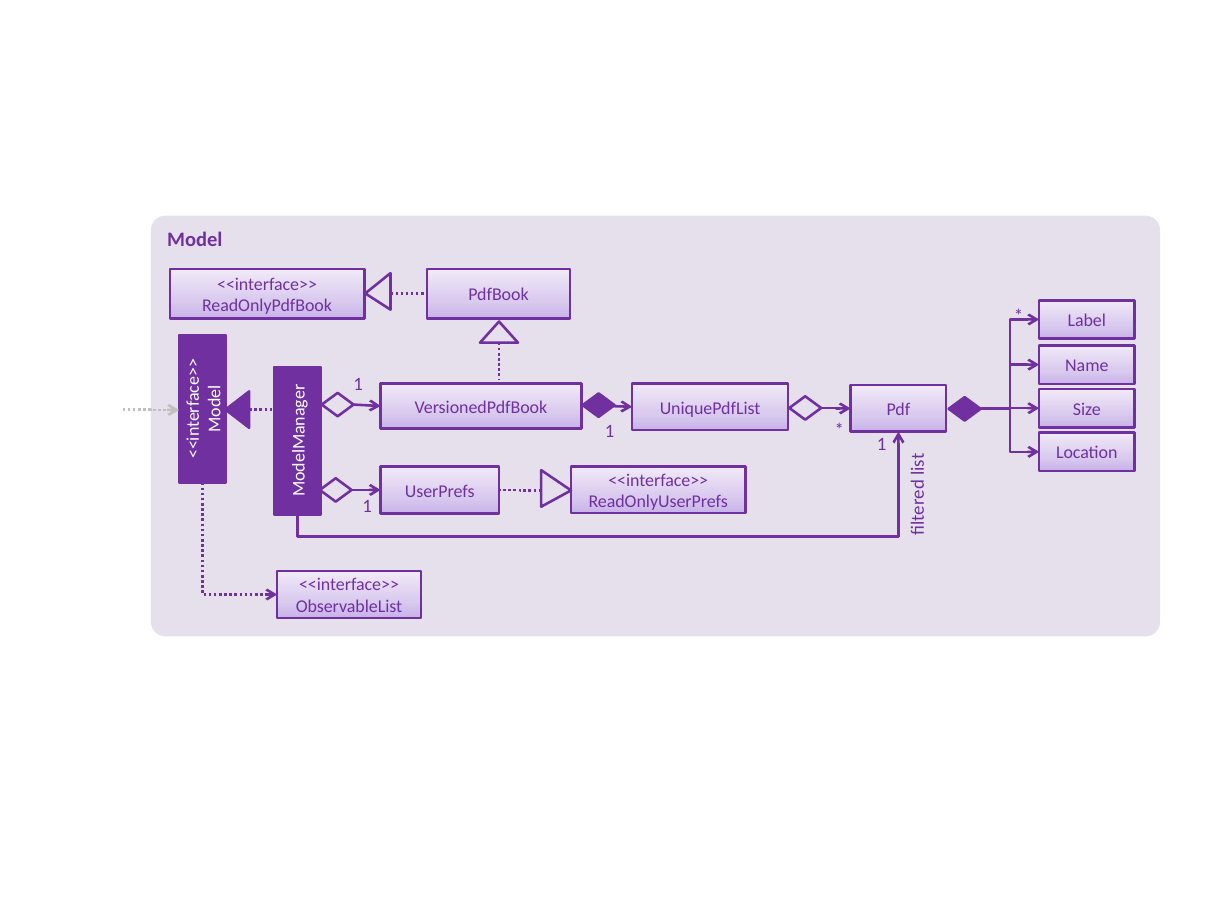
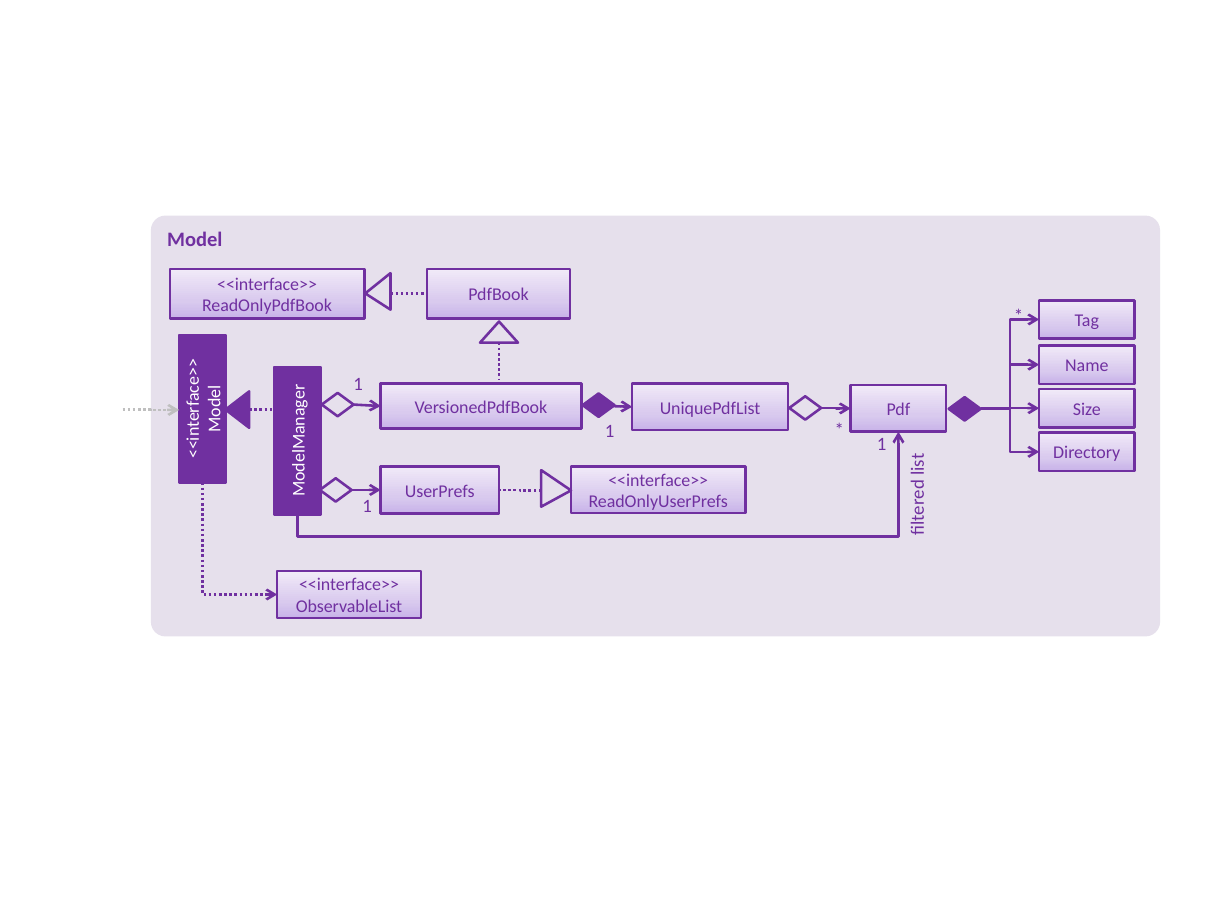
Before and after one commit to nus-cs2103-AY1819S2/addressbook-level4, a slide deck: slide 1 of docs/diagrams/ModelComponentClassDiagram.pptx. Drawn at 1232x924 pixels with LibreOffice and Linux fonts; fonts in the diff are those of the drawing. Boxes give left, top, right and bottom in pixels: in the first picture for what was removed or moved away, otherwise in the second. Text is boxed around its words. In the diff, an @@ line names an element or a change of style, - is before the commit and + after.

```diff
--- a/docs/diagrams/ModelComponentClassDiagram.pptx
+++ b/docs/diagrams/ModelComponentClassDiagram.pptx
@@ text in rectangle at bbox=[1075, 314, 1099, 329]: text changed @@
-Label
+Tag
@@ text in rectangle at bbox=[1053, 446, 1120, 461]: text changed @@
-Location
+Directory
```
Also in this commit, not shown: 28 other files.
